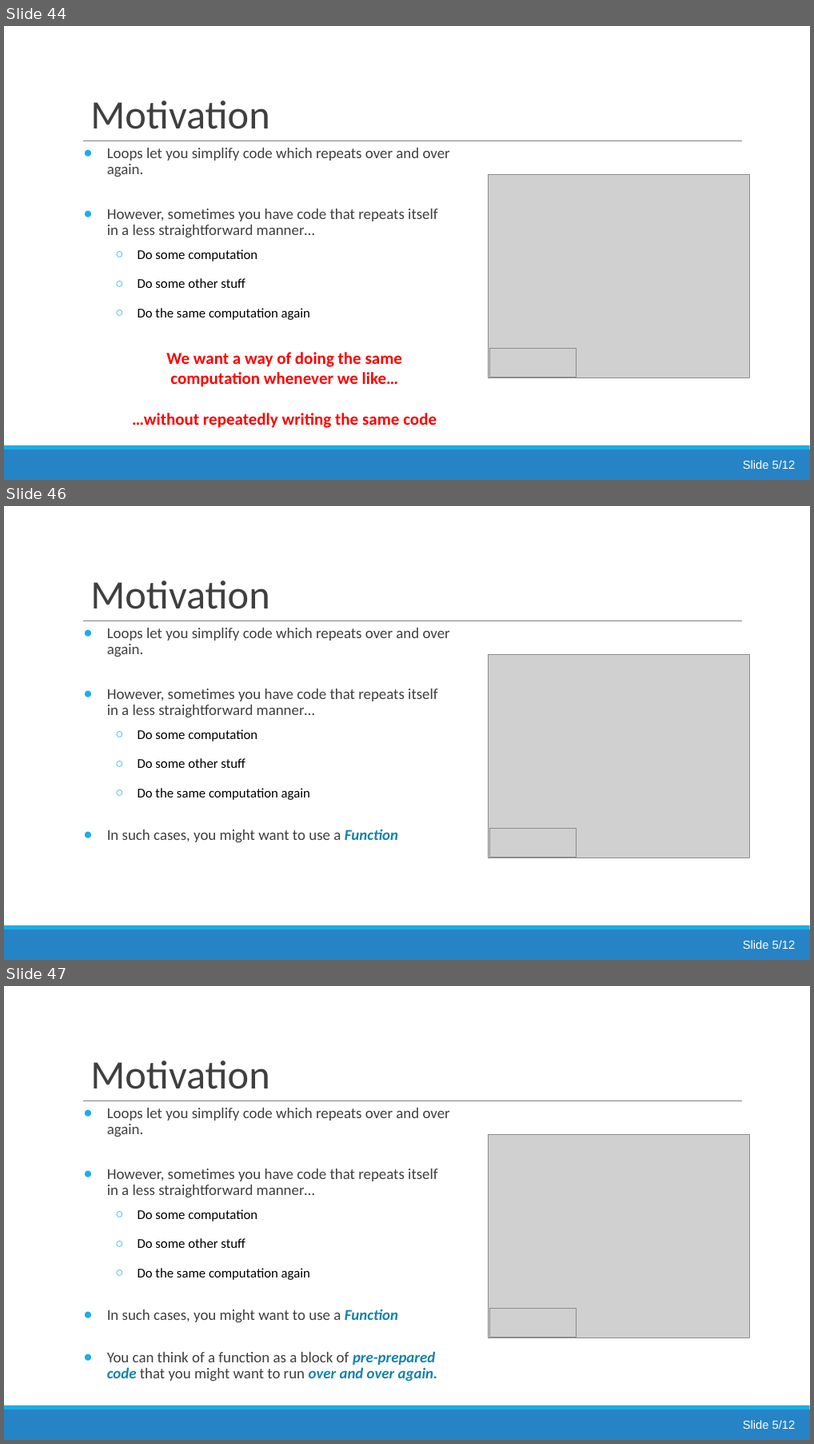
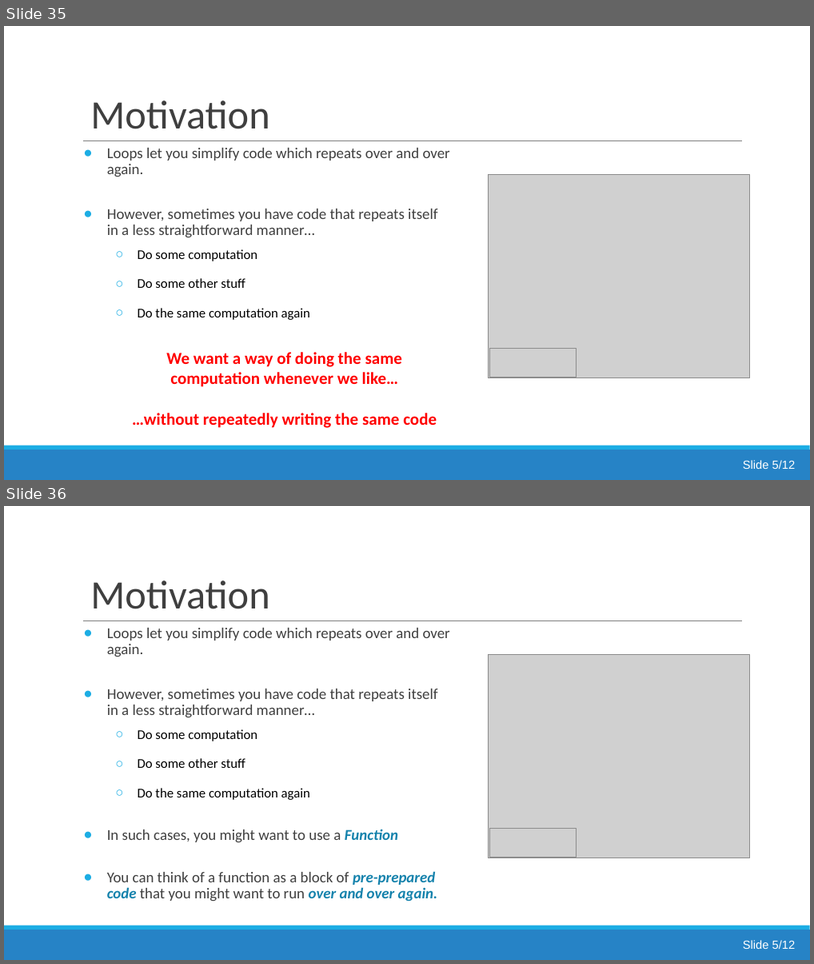
Before and after one commit to jsmartinstats/SCIF10002-2026, a slide deck: 04/Lecture4_Functions.pptx. Shown one above the other, each under a label of ours: slides 44, 46 and 47 before the commit, slides 35 and 36 after it; the slides between them are not shown. The pictures are 814x1444 and 814x964 pixels, drawn with LibreOffice and Linux fonts; fonts in the diff are those of the drawing; grey boxes stand for pictures. Boxes give left, top, right and bottom in pixels: in the first picture for what was removed or moved away, otherwise in the second. Text is boxed around its words. In the diff, an @@ line names an element or a change of style, - is before the commit and + after.

```diff
--- a/04/Lecture4_Functions.pptx
+++ b/04/Lecture4_Functions.pptx
@@ slide 46 removed at (4,506,810,960), background #FFFFFF; not listed: 3 template elements that a slide beside it also shows @@
@@ title removed at (90,580,270,609) @@
-Motivation
@@ text removed at (107,628,450,843) @@
-● Loops let you simplify code which repeats over and over again.
-● However, sometimes you have code that repeats itself in a less straightforward manner…
-  ○ Do some computation
-  ○ Do some other stuff
-  ○ Do the same computation again
-● In such cases, you might want to use a Function
@@ picture removed at (488,654,750,857) @@
@@ picture removed at (490,828,576,857) @@
@@ text removed at (743,940,796,948) @@
-Slide 5/12
@@ what was slide 44 is now slide 35 @@
@@ what was slide 47 is now slide 36 @@
```
Also in this commit, not shown: 1 slide changed, 25 other slides removed, 16 other files.
